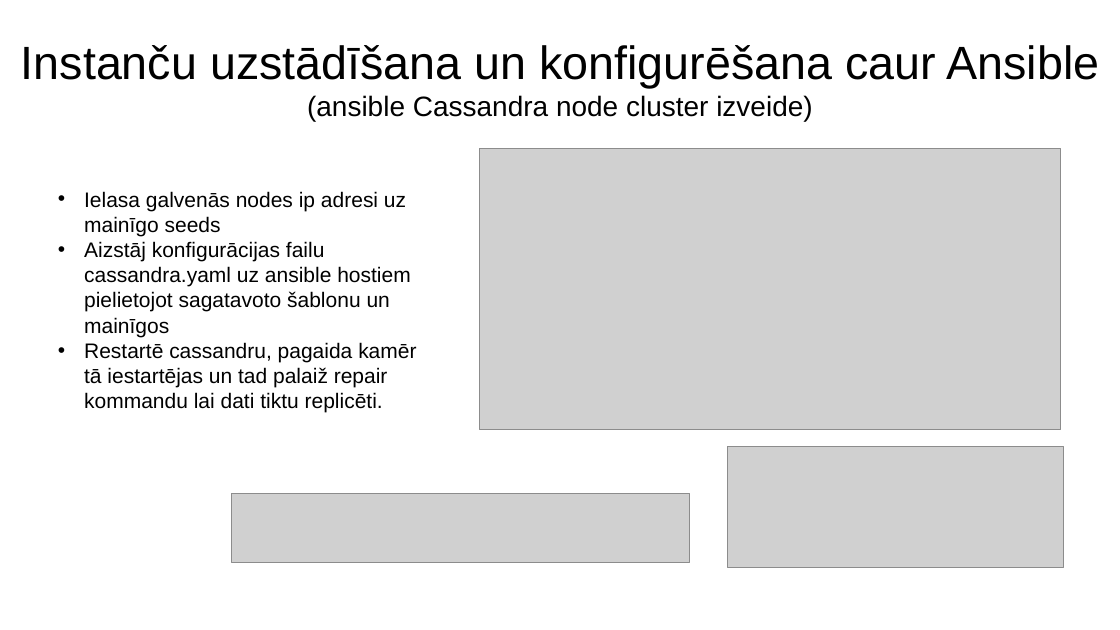
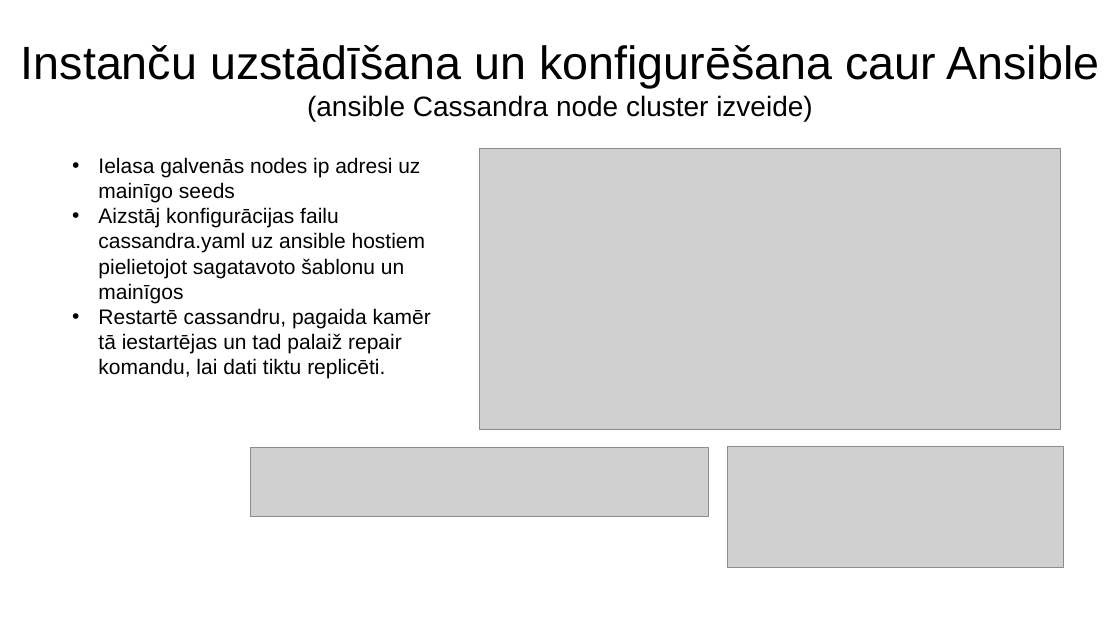
Before and after one commit to DitaGabalina/devops_db_group, a slide deck: slide 22 of docs/Slaidi.2022.07.04_v2.pptx. Drawn at 1120x630 pixels with LibreOffice and Linux fonts; fonts in the diff are those of the drawing; grey boxes stand for pictures. Boxes give left, top, right and bottom in pixels: in the first picture for what was removed or moved away, otherwise in the second. Text is boxed around its words. In the diff, an @@ line names an element or a change of style, - is before the commit and + after.

```diff
--- a/docs/Slaidi.2022.07.04_v2.pptx
+++ b/docs/Slaidi.2022.07.04_v2.pptx
@@ text "Ielasa galvenās nodes ip adresi ...": place and size @@
-text "Ielasa galvenās nodes ip adresi ..." at (84, 191, 416, 413)
+text "Ielasa galvenās nodes ip adresi ..." at (98, 157, 431, 379)
@@ text at (98, 308, 431, 379): text changed @@
-• Restartē cassandru, pagaida kamēr tā iestartējas un tad palaiž repair kommandu lai dati tiktu replicēti.
+• Restartē cassandru, pagaida kamēr tā iestartējas un tad palaiž repair komandu, lai dati tiktu replicēti.
@@ picture: place and size @@
-picture at (232, 493, 691, 562)
+picture at (250, 448, 709, 517)
```
Also in this commit, not shown: 10 other slides changed, 1 other file.
